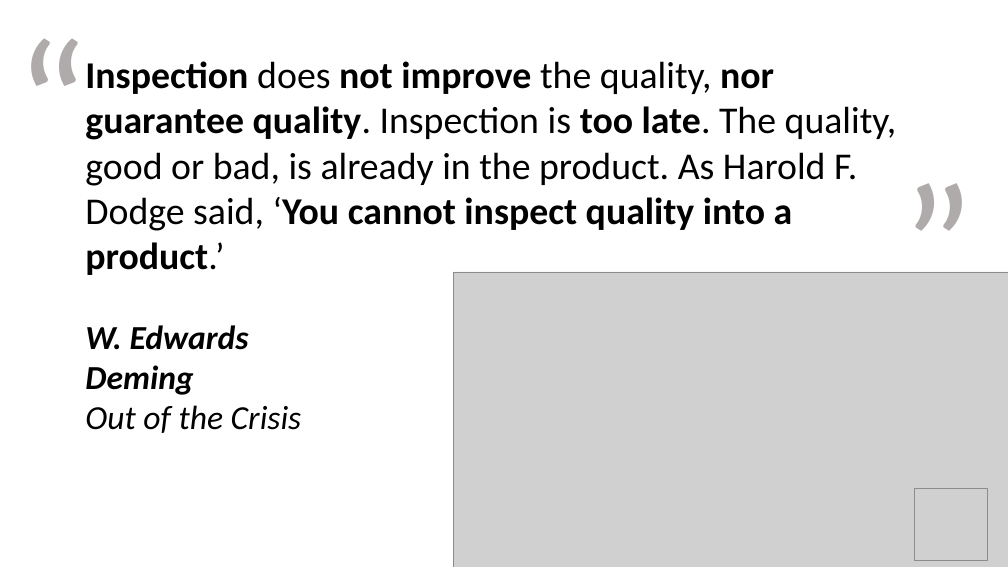
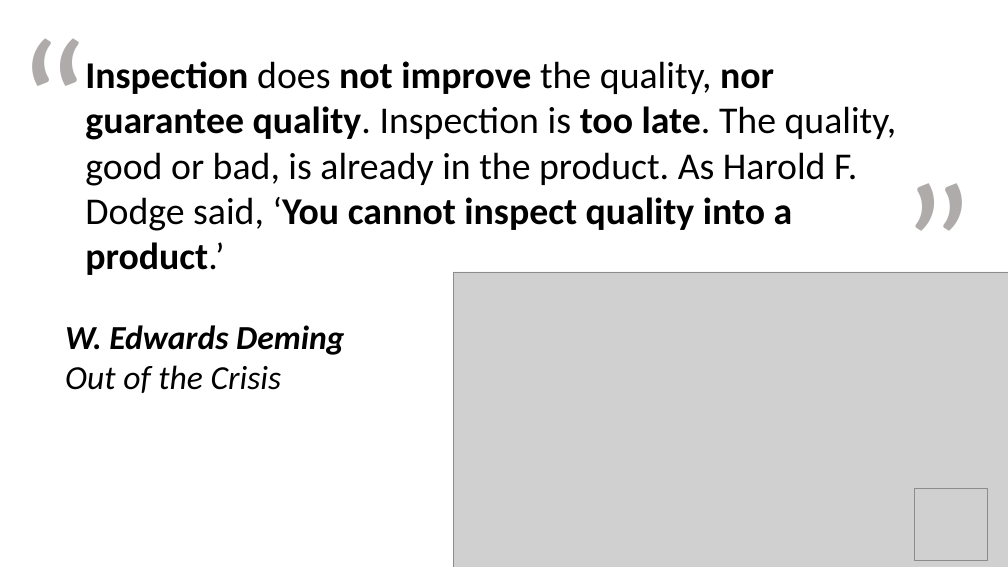
Before and after one commit to suggitpe/bank-account-kata, a slide deck: slide 6 of slides.pptx (slide 5 before the commit). Drawn at 1008x567 pixels with LibreOffice and Linux fonts; fonts in the diff are those of the drawing; grey boxes stand for pictures; background and template pictures are left out. Boxes give left, top, right and bottom in pixels: in the first picture for what was removed or moved away, otherwise in the second. Text is boxed around its words. In the diff, an @@ line names an element or a change of style, - is before the commit and + after.

```diff
--- a/slides.pptx
+++ b/slides.pptx
@@ text "W. Edwards Deming" rewrapped from box(85, 325, 302, 433) to box(65, 325, 344, 393) @@
```
Also in this commit, not shown: 12 other slides changed, 1 slide added.
